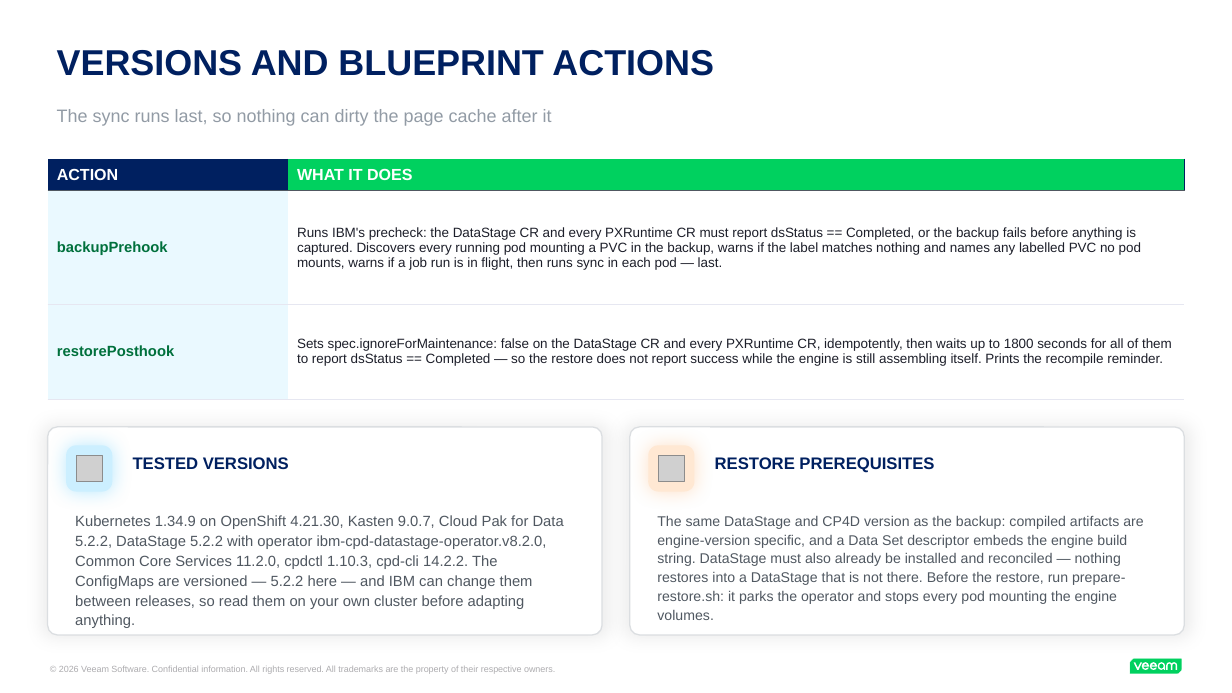
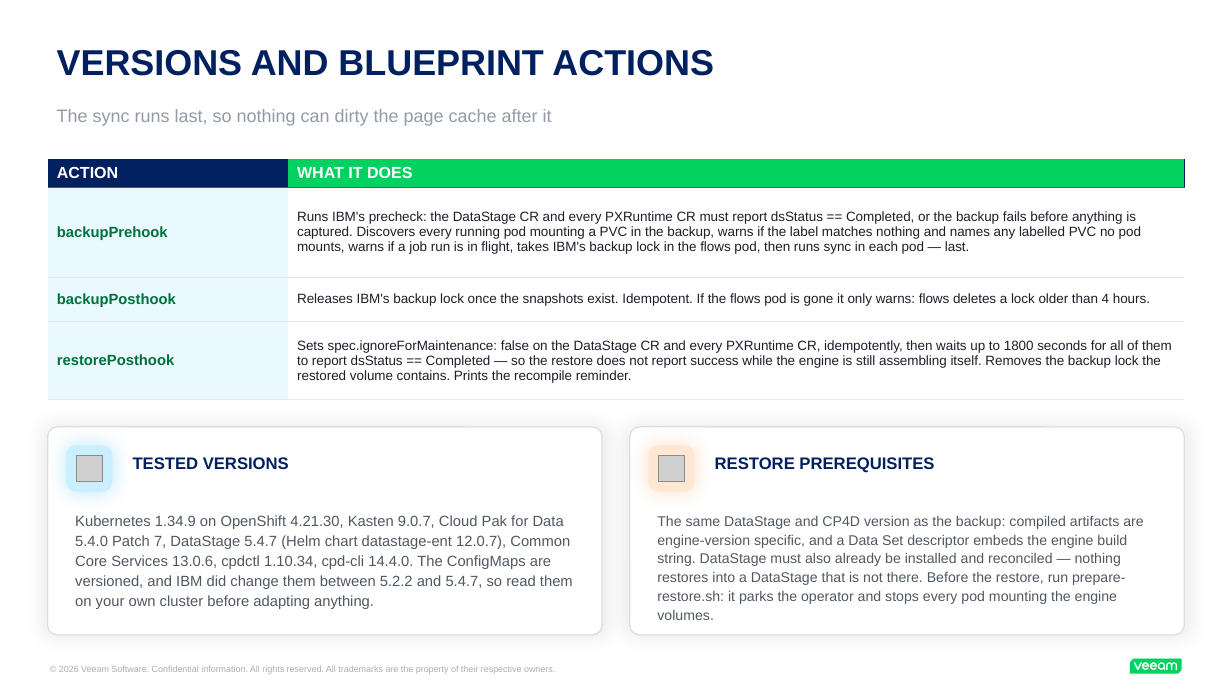
Before and after one commit to kastenhq/blueprint-ai, a slide deck: slide 10 of datastage-example/datastage.pptx. Drawn at 1232x693 pixels with LibreOffice and Linux fonts; fonts in the diff are those of the drawing; grey boxes stand for pictures. Boxes give left, top, right and bottom in pixels: in the first picture for what was removed or moved away, otherwise in the second. Text is boxed around its words. In the diff, an @@ line names an element or a change of style, - is before the commit and + after.

```diff
--- a/datastage-example/datastage.pptx
+++ b/datastage-example/datastage.pptx
@@ table at [48,159,1185,399] @@
-row 2: backupPrehook | Runs IBM's precheck: the DataStage CR and every PXRuntime CR must report dsStatus == Completed, or the backup fails before anything is captured. Discovers every running pod mounting a PVC in the backup, warns if the label matches nothing and names any labelled PVC no pod mounts, warns if a job run is in flight, then runs sync in each pod — last.
-row 3: restorePosthook | Sets spec.ignoreForMaintenance: false on the DataStage CR and every PXRuntime CR, idempotently, then waits up to 1800 seconds for all of them to report dsStatus == Completed — so the restore does not report success while the engine is still assembling itself. Prints the recompile reminder.
+row 2: backupPrehook | Runs IBM's precheck: the DataStage CR and every PXRuntime CR must report dsStatus == Completed, or the backup fails before anything is captured. Discovers every running pod mounting a PVC in the backup, warns if the label matches nothing and names any labelled PVC no pod mounts, warns if a job run is in flight, takes IBM's backup lock in the flows pod, then runs sync in each pod — last.
+row 3: backupPosthook | Releases IBM's backup lock once the snapshots exist. Idempotent. If the flows pod is gone it only warns: flows deletes a lock older than 4 hours.
+row 4: restorePosthook | Sets spec.ignoreForMaintenance: false on the DataStage CR and every PXRuntime CR, idempotently, then waits up to 1800 seconds for all of them to report dsStatus == Completed — so the restore does not report success while the engine is still assembling itself. Removes the backup lock the restored volume contains. Prints the recompile reminder.
@@ text at [75,515,573,609]: text changed @@
-Kubernetes 1.34.9 on OpenShift 4.21.30, Kasten 9.0.7, Cloud Pak for Data 5.2.2, DataStage 5.2.2 with operator ibm-cpd-datastage-operator.v8.2.0, Common Core Services 11.2.0, cpdctl 1.10.3, cpd-cli 14.2.2. The ConfigMaps are versioned — 5.2.2 here — and IBM can change them between releases, so read them on your own cluster before adapting anything.
+Kubernetes 1.34.9 on OpenShift 4.21.30, Kasten 9.0.7, Cloud Pak for Data 5.4.0 Patch 7, DataStage 5.4.7 (Helm chart datastage-ent 12.0.7), Common Core Services 13.0.6, cpdctl 1.10.34, cpd-cli 14.4.0. The ConfigMaps are versioned, and IBM did change them between 5.2.2 and 5.4.7, so read them on your own cluster before adapting anything.
```
Also in this commit, not shown: 1 other slide changed, 16 other files.
